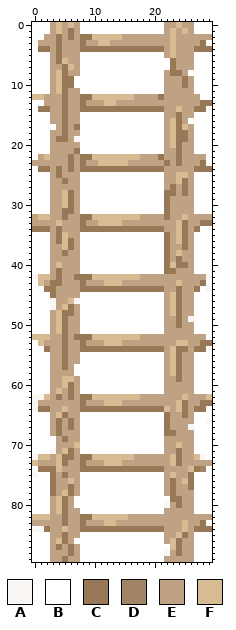
Edited in one commit: sprite sheet (Laddersprite.png). Above is the file before it was changed.
The file is 30x90 pixels. Colours within 5 levels of each other are drawn and written as one.
Palette (. is transparent): A #f9f6f3  B #ffffff  C #987856  D #a18465  E #bfa283  F #d7bc93
Now the later version:
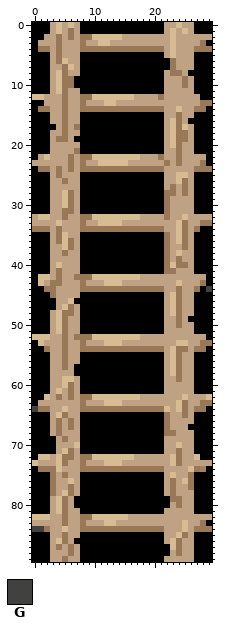
Colours new in this view: G #41413f
Difference:
colour B: #ffffff -> #000000
y 3: x 0 A -> B
y 19: x 7 A -> B
y 42: x 0 A -> B; x 29 A -> B
y 44: x 29 A -> G
y 46: x 3 A -> B; x 7 A -> B
y 47: x 3 A -> B
y 49: x 26 A -> B
y 62: x 0..1 AA -> BB
y 63: x 0 A -> B
y 64: x 0 A -> G
y 66: x 29 A -> B
y 67: x 26 A -> B
y 71: x 3 A -> B
y 72: x 0 A -> B; x 28 A -> B
y 75: x 0 A -> B
y 80: x 22 A -> B
y 84: x 0..1 AA -> GG
y 88: x 22 A -> B
Changed places in both pictures, as pixel boxes (x1, y1, x2, y2):
changed: (32, 22, 212, 562)
